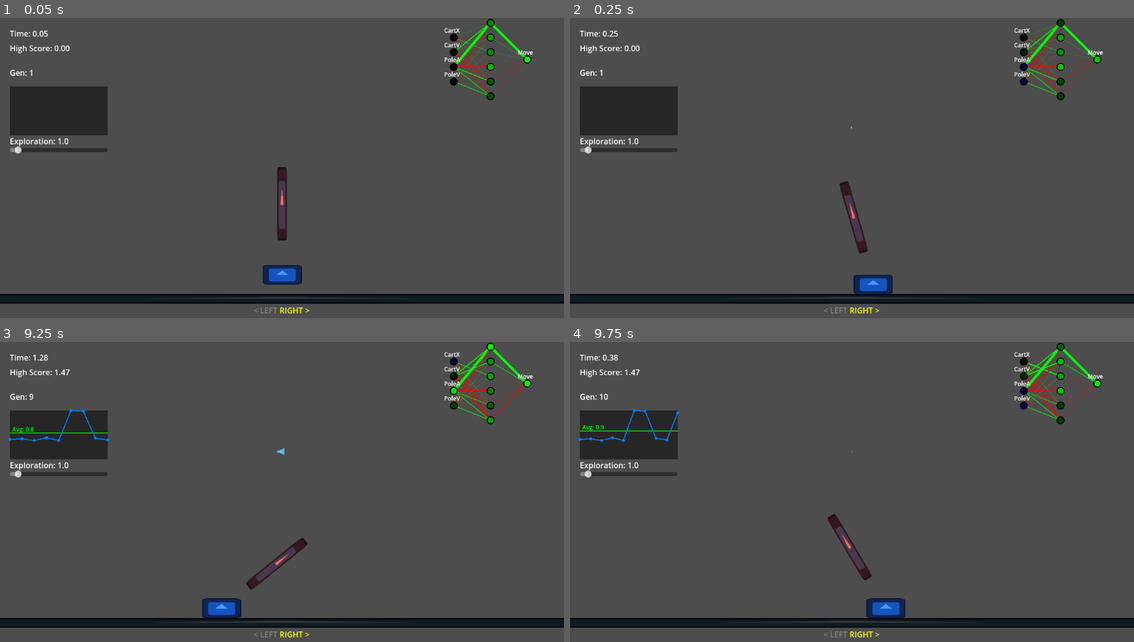
Above: before the commit, frames 1-4 (two rows, left to right).
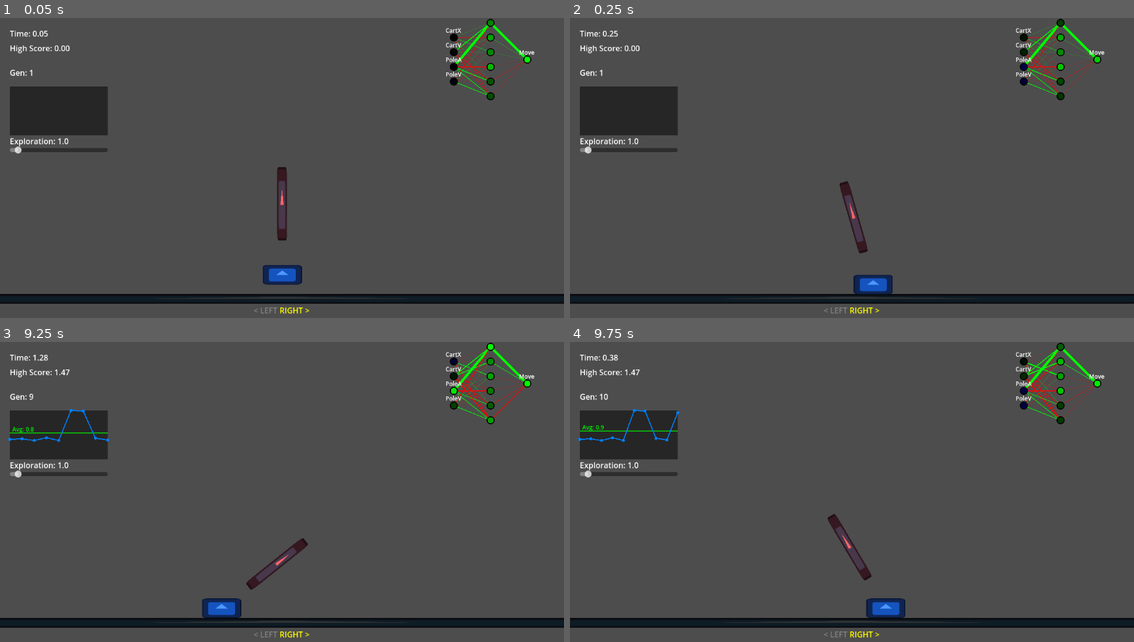
Above: after the commit, the same moments.

Repository: frkatona/Godot_NN_Testing
Game: Godot game, scene res://scenes/main.tscn
Two runs of this game, one before a commit and one after it. Both use one fixed random seed, a clock stepped at 60 frames per second and the inputs below. The engine's default icon, where the game draws it, is replaced by a stand-in: a white triangle on a blue panel in a dark square.
Inputs:
- Up to frame 1 (0.05 s): no input
- Up to frame 2 (0.25 s): no input
- Up to frame 3 (9.25 s): tap Enter (ui_accept) at 0.5, 0.77, 1.52, 3.02, 3.77, 4.52, 6.02, 6.77, 7.52, 9.02 s; hold Right (ui_right) 0.53-1.28 s; tap T every 0.75 s from 0.6 to 8.85 s; hold Left (ui_left) 1.28-2.03 s; hold Right (ui_right) 2.03-3.53 s; hold Left (ui_left) 3.53-5.78 s; hold Right (ui_right) 5.78-8.03 s; hold Left (ui_left) from 8.03 s (still down)
- Up to frame 4 (9.75 s): release Left (ui_left) at 9.53 s; hold Right (ui_right) from 9.53 s (still down); tap T at 9.6 s

The runs differ from the first frame. In frame 1, 0.2% of the frame differs, in the area x 78-95%, y 3-20%; in frame 2, 0.2%; in frame 3, 0.3%, in the area x 43-95%, y 3-83%; in frame 4, 0.2%.

Commit message:
hidden layer activations visible

Diff:
--- a/scripts/ai/net_visualizer.gd
+++ b/scripts/ai/net_visualizer.gd
@@ -73,7 +73,7 @@
 
 			# Draw Labels
 			var label = ""
-			var label_pos = pos + Vector2(-20, -10)
+			var label_pos = pos + Vector2(-17, -10)
 			if i == 0: # Input Layer
 				match j:
 					0: label = "CartX"
--- a/scripts/game_manager.gd
+++ b/scripts/game_manager.gd
@@ -16,7 +16,7 @@
 var label_gen: Label
 
 var wind_noise: FastNoiseLite
-var wind_strength: float = 30.0
+var wind_strength: float = 1.0
 var noise_freq: float = 0.03
 var wind_vis: Node2D
 const WindVisualizerScript = preload("res://scripts/visuals/wind_visualizer.gd")
Binary file changed: export/network-vis-1.gif
Not shown, changed: readme.md
